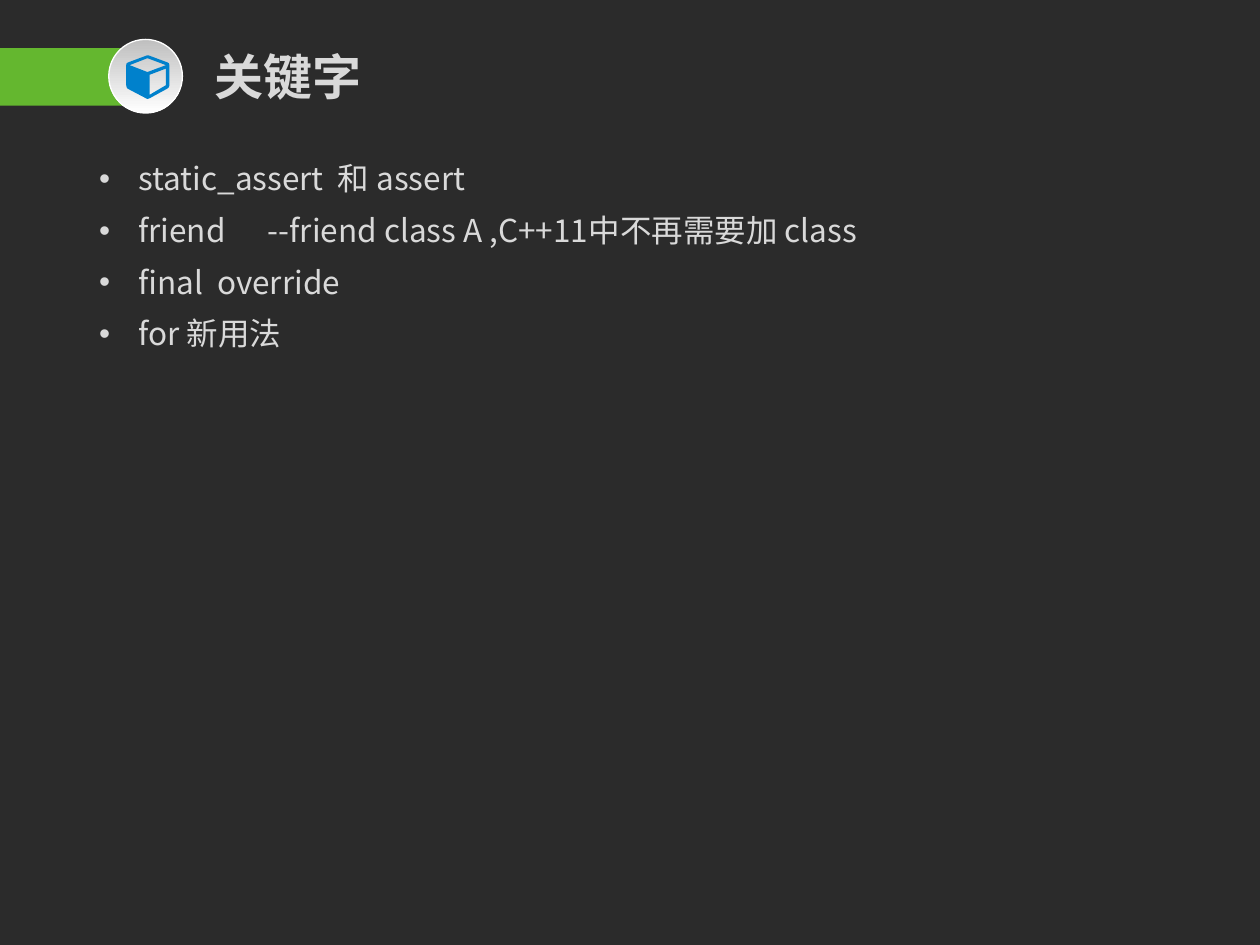
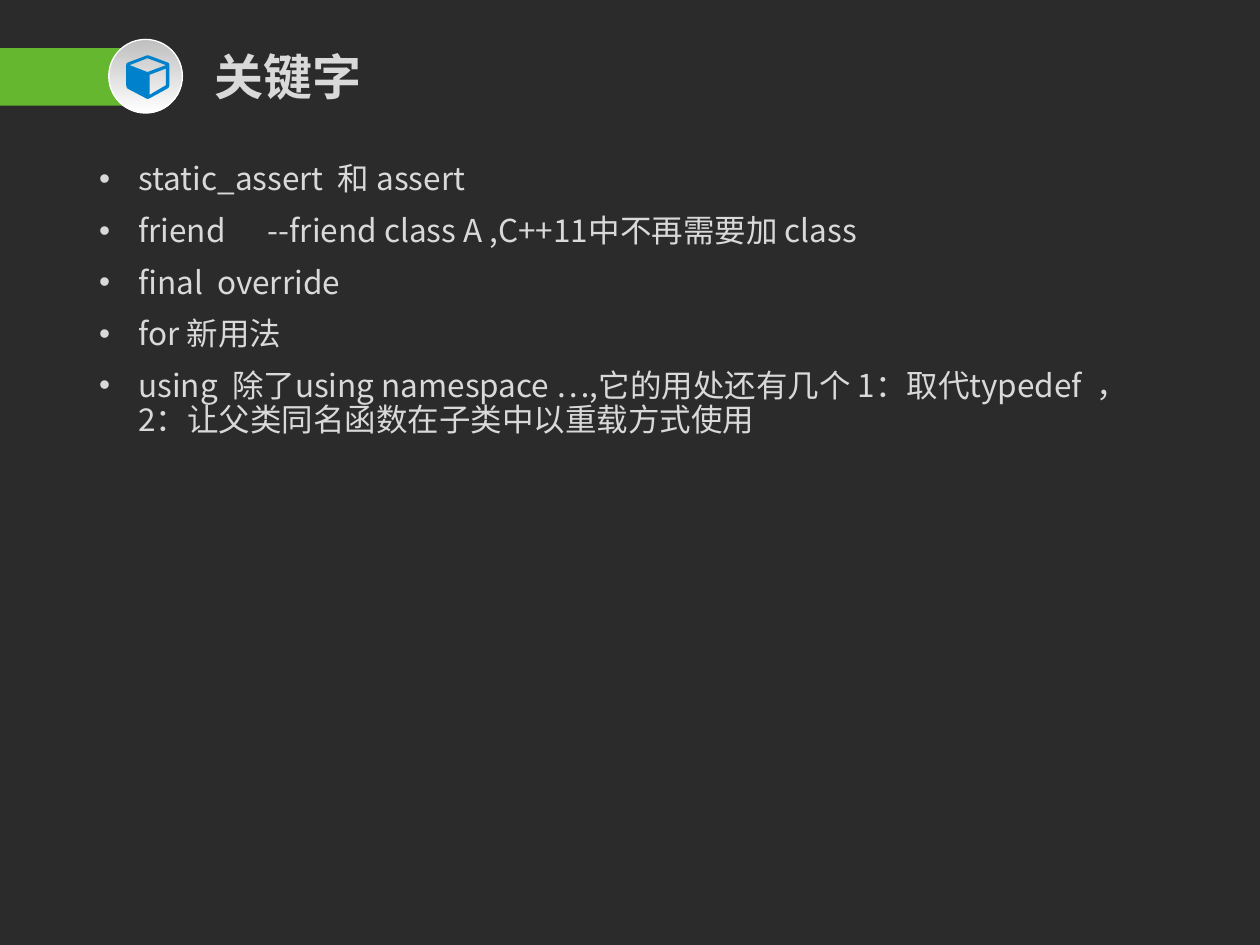
Before and after one commit to Mr-WangJin/cpp11, a slide deck: slide 2 of c++11.pptx. Drawn at 1260x945 pixels with LibreOffice and Linux fonts; fonts in the diff are those of the drawing; background and template pictures are left out; a plain dark background stands for a picture behind light text. Boxes give left, top, right and bottom in pixels: in the first picture for what was removed or moved away, otherwise in the second. Text is boxed around its words. In the diff, an @@ line names an element or a change of style, - is before the commit and + after.

```diff
--- a/c++11.pptx
+++ b/c++11.pptx
@@ text at <box>138,370,1082,434</box>: paragraph added @@
+• using 除了using namespace …,它的用处还有几个 1：取代typedef ，2：让父类同名函数在子类中以重载方式使用
```
Also in this commit, not shown: 1 slide added, 2 other files.
